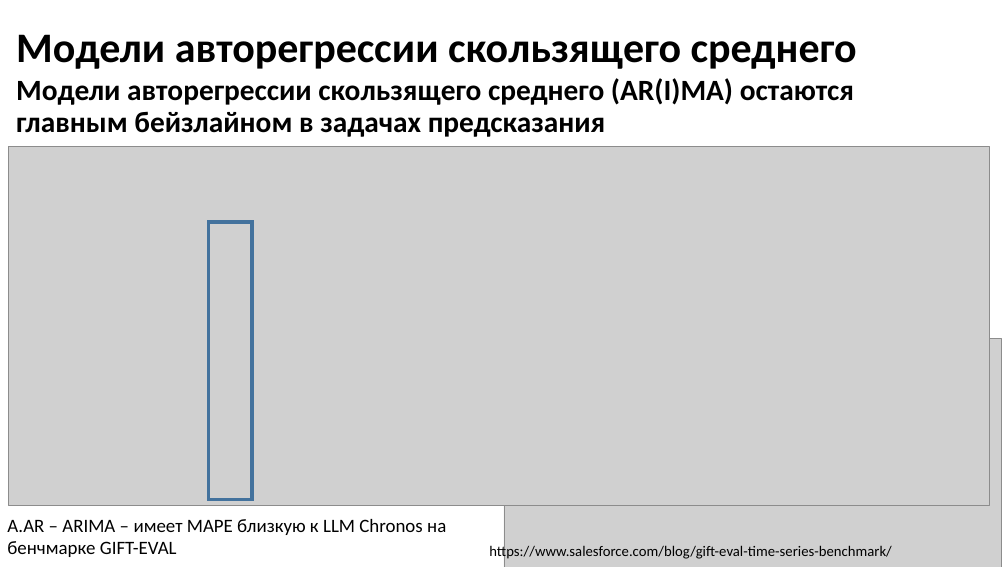
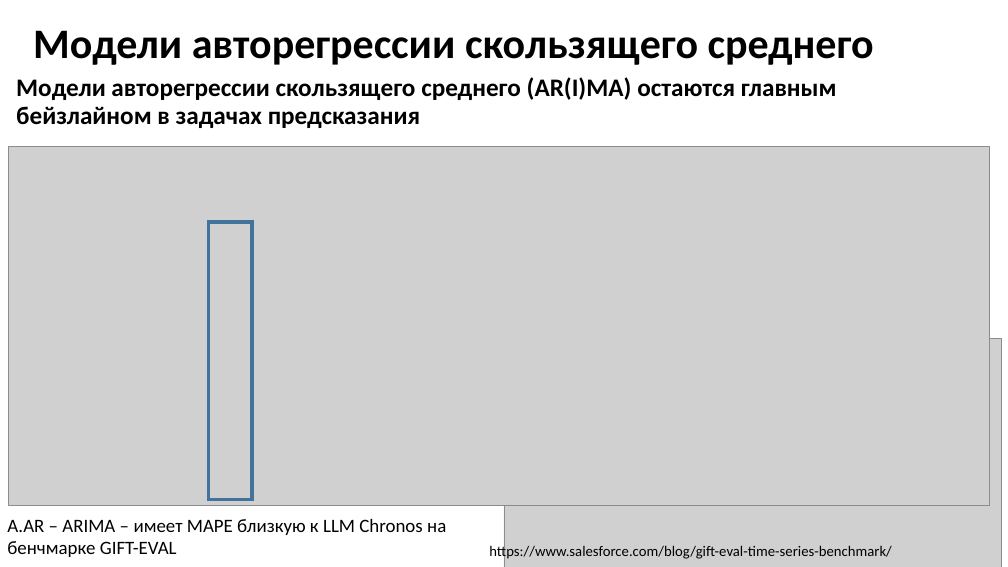
Before and after one commit to MVRonkin/TimeSeriesCourse, a slide deck: slide 2 of 2025/LEC/04-1 ARIMA new.pptx. Drawn at 1008x567 pixels with LibreOffice and Linux fonts; fonts in the diff are those of the drawing; grey boxes stand for pictures. Boxes give left, top, right and bottom in pixels: in the first picture for what was removed or moved away, otherwise in the second. Text is boxed around its words. In the diff, an @@ line names an element or a change of style, - is before the commit and + after.

```diff
--- a/2025/LEC/04-1 ARIMA new.pptx
+++ b/2025/LEC/04-1 ARIMA new.pptx
@@ title "Модели авторегрессии скользящего среднего": place and size @@
-title "Модели авторегрессии скользящего среднего" at box(16, 34, 857, 69)
+title "Модели авторегрессии скользящего среднего" at box(33, 30, 874, 65)
@@ text "Модели авторегрессии скользящего среднего (AR(I)MA) ..." at box(16, 77, 837, 128): size 28 to 24 pt @@
```
Also in this commit, not shown: 1 other slide changed, 5 other files.
